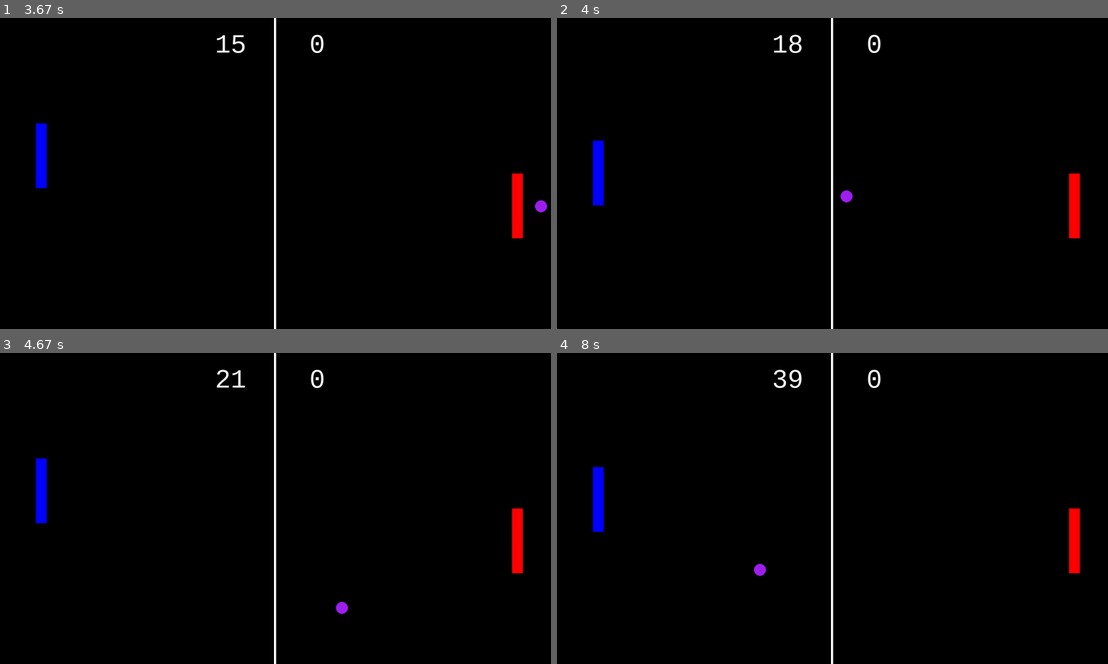
Above: before the commit, frames 1-4 (two rows, left to right).
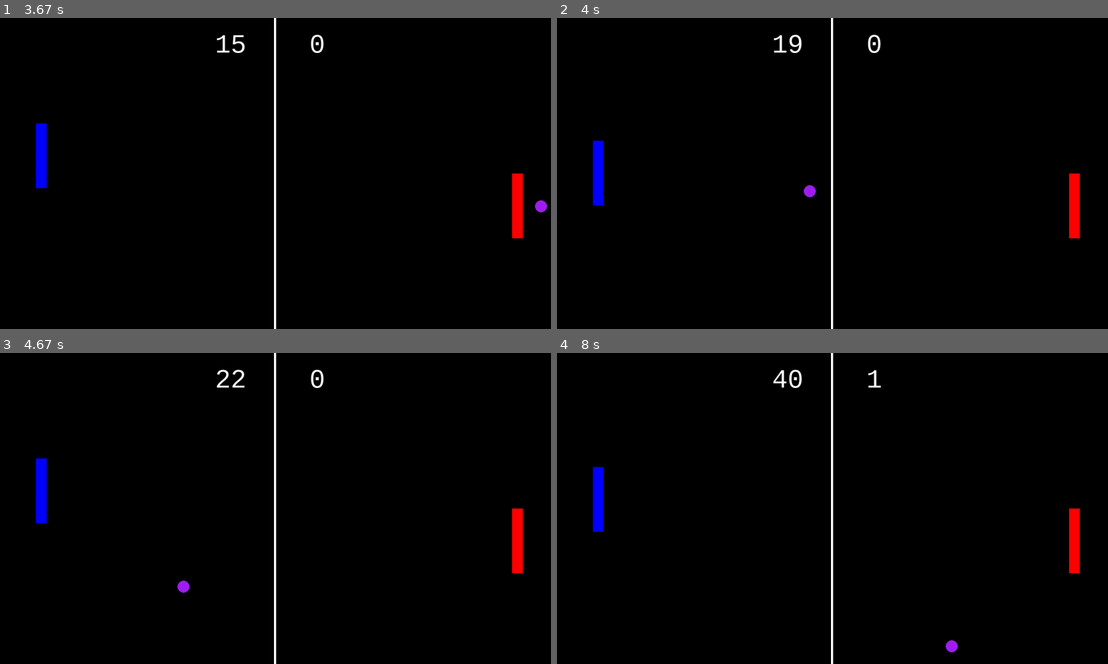
Above: after the commit, the same moments.

Repository: Tebryn05/pongPyGame
Game: pygame game, started from Pong.py
Same seed, same stepped clock (60 frames per second), same inputs: the game is played once before the commit and once after it.
Inputs:
- Up to frame 1 (3.67 s): hold W 0.33-0.8 s; hold S 0.83-1.13 s; tap J at 0.9, 1.23, 1.63, 2.03, 2.37, 2.7, 3.1, 3.5 s; tap K at 0.98, 2.12, 3.18 s; hold W 1.17-1.53 s; hold S 1.57-1.93 s; hold W 1.97-2.27 s; hold S 2.3-2.6 s; hold W 2.63-3 s; hold S 3.03-3.4 s; hold W from 3.43 s (still down)
- Up to frame 2 (4 s): release W at 3.73 s; hold S from 3.77 s (still down); tap J at 3.83 s
- Up to frame 3 (4.67 s): release S at 4.07 s; hold W 4.1-4.47 s; tap J at 4.17, 4.57 s; tap K at 4.25 s; hold S from 4.5 s (still down)
- Up to frame 4 (8 s): release S at 4.87 s; hold W 4.9-5.2 s; tap J at 4.97, 5.3, 5.63, 6.03, 6.43, 6.77, 7.1, 7.5, 7.9 s; hold S 5.23-5.53 s; tap K at 5.38, 6.52, 7.58 s; hold W 5.57-5.93 s; hold S 5.97-6.33 s; hold W 6.37-6.67 s; hold S 6.7-7 s; hold W 7.03-7.4 s; hold S 7.43-7.8 s; hold W from 7.83 s (still down)

Frame 1 is identical in both runs. In frame 2, 0.2% of the frame differs, in the area x 42-54%, y 5-60%; in frame 3, 0.2%; in frame 4, 0.4%, in the area x 35-73%, y 5-97%.

Commit message:
Add files via upload

Diff:
--- a/Pong.py
+++ b/Pong.py
@@ -51,14 +51,14 @@
     ball_movement.y = random.randint(-300, 300)
 
 # function for controlling how the ball moves
-def ball_move(ball_pos):
+def ball_move(ball_pos, player_score, cpu_score):
 
     # ball positions being affected by ball_movement times delta time
     ball_pos.x += ball_movement.x * dt
     ball_pos.y += ball_movement.y * dt
 
-    # if the ball goes past the wall reset it and give it another random movement speed
-    if ball_pos.x <= 0 or ball_pos.x >= screen.get_width():
+    # if the ball goes past the left wall add a point to CPU then reset the ball and give it another random movement speed
+    if ball_pos.x <= 0:
         ball_pos.x = screen.get_width()/2
         ball_pos.y = screen.get_height()/2
         ball_movement.x = random.randint(-300, 300)
@@ -70,9 +70,30 @@
         while abs(ball_movement.y) < 150:
             ball_movement.y = random.randint(-300, 300)
 
+        cpu_score += 1
+
         # print the ball movement
         print(ball_movement.x, ball_movement.y)
-
+        print(cpu_score)
+
+    # if the ball goes past the right wall add a point to player then reset the ball and give it another random movement speed
+    if ball_pos.x >= screen.get_width():
+        ball_pos.x = screen.get_width()/2
+        ball_pos.y = screen.get_height()/2
+        ball_movement.x = random.randint(-300, 300)
+        ball_movement.y = random.randint(-300, 300)
+
+        # while ball movements are slow generate random integers to make them faster
+        while abs(ball_movement.x) < 150:
+            ball_movement.x = random.randint(-300, 300)
+        while abs(ball_movement.y) < 150:
+            ball_movement.y = random.randint(-300, 300)
+
+        player_score += 1
+
+        # print the ball movement
+        print(ball_movement.x, ball_movement.y)
+        print(player_score)
     # if the ball tries to go above then make it bounce off the top wall
     if ball_pos.y <= 0:
         ball_movement.y = random.randint(150, 300)
@@ -94,6 +115,8 @@
 
         # not typing this again
         print(ball_movement.y)
+
+    return player_score, cpu_score
 
 # main loop
 while running:
@@ -172,7 +195,7 @@
             ball_movement.y = random.choice([-150, 150])
 
     # call ball_movve
-    ball_move(ball_pos)
+    player_score, cpu_score = ball_move(ball_pos, player_score, cpu_score)
     # flip() the display to put your work on screen
     pygame.display.flip()
     print(player_pos)
